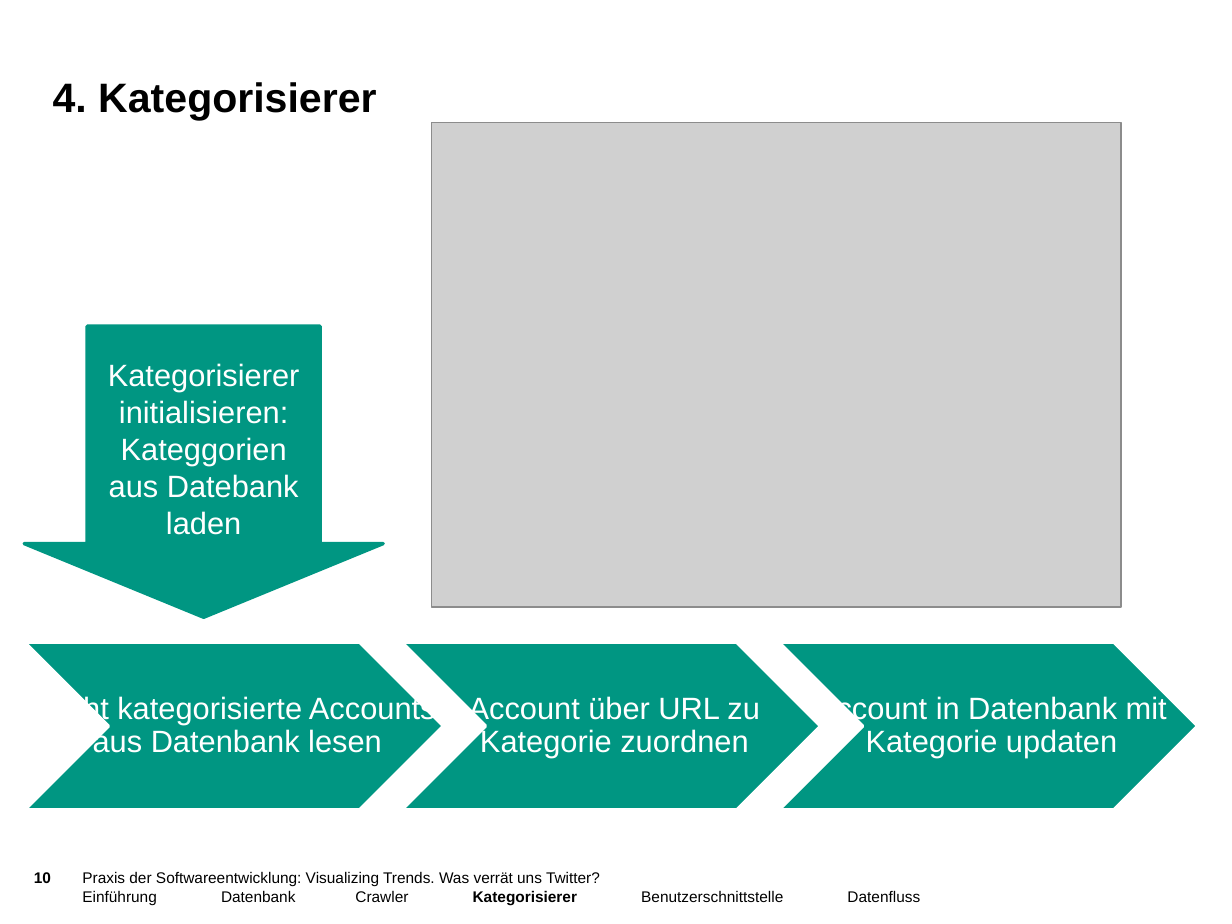
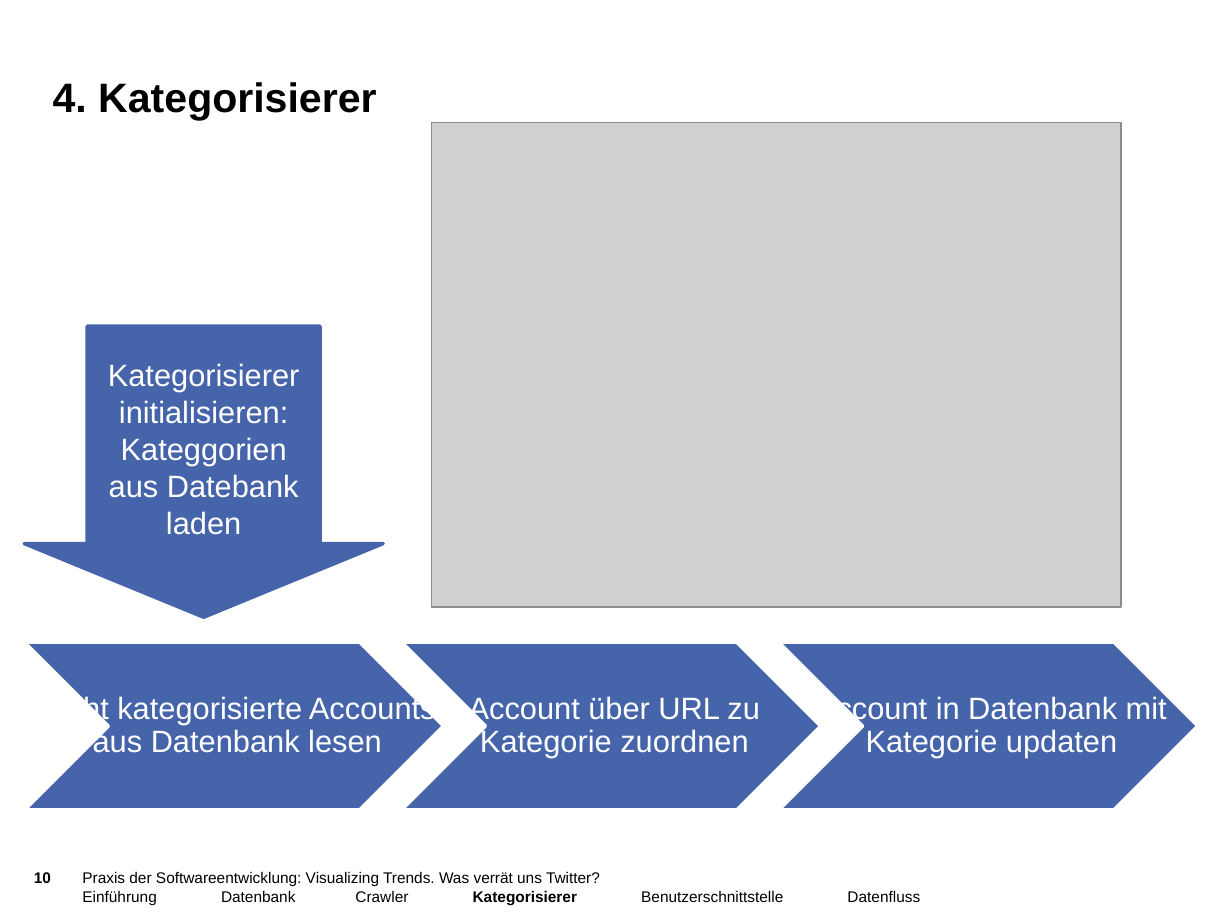
Before and after one commit to jaasmiin/twitterPSE, a slide deck: slide 10 of doc/entwurf/präsentation/pres_entwurf.pptx. Drawn at 1232x924 pixels with LibreOffice and Linux fonts; fonts in the diff are those of the drawing; grey boxes stand for pictures; background and template pictures are left out. Boxes give left, top, right and bottom in pixels: in the first picture for what was removed or moved away, otherwise in the second. Text is boxed around its words. In the diff, an @@ line names an element or a change of style, - is before the commit and + after.

```diff
--- a/doc/entwurf/präsentation/pres_entwurf.pptx
+++ b/doc/entwurf/präsentation/pres_entwurf.pptx
@@ down arrow "Kategorisierer initialisieren: Kateggorien aus Datebank ..." at [25, 326, 383, 617]: fill #009682 to #4664AA; outline #009682 2 pt to #4664AA 2 pt @@
@@ fill #009682 to #4664AA in 3 elements at [25, 642, 444, 809], [402, 642, 821, 809], [779, 642, 1198, 809] @@
```
Also in this commit, not shown: 4 other slides changed, 6 other files.
